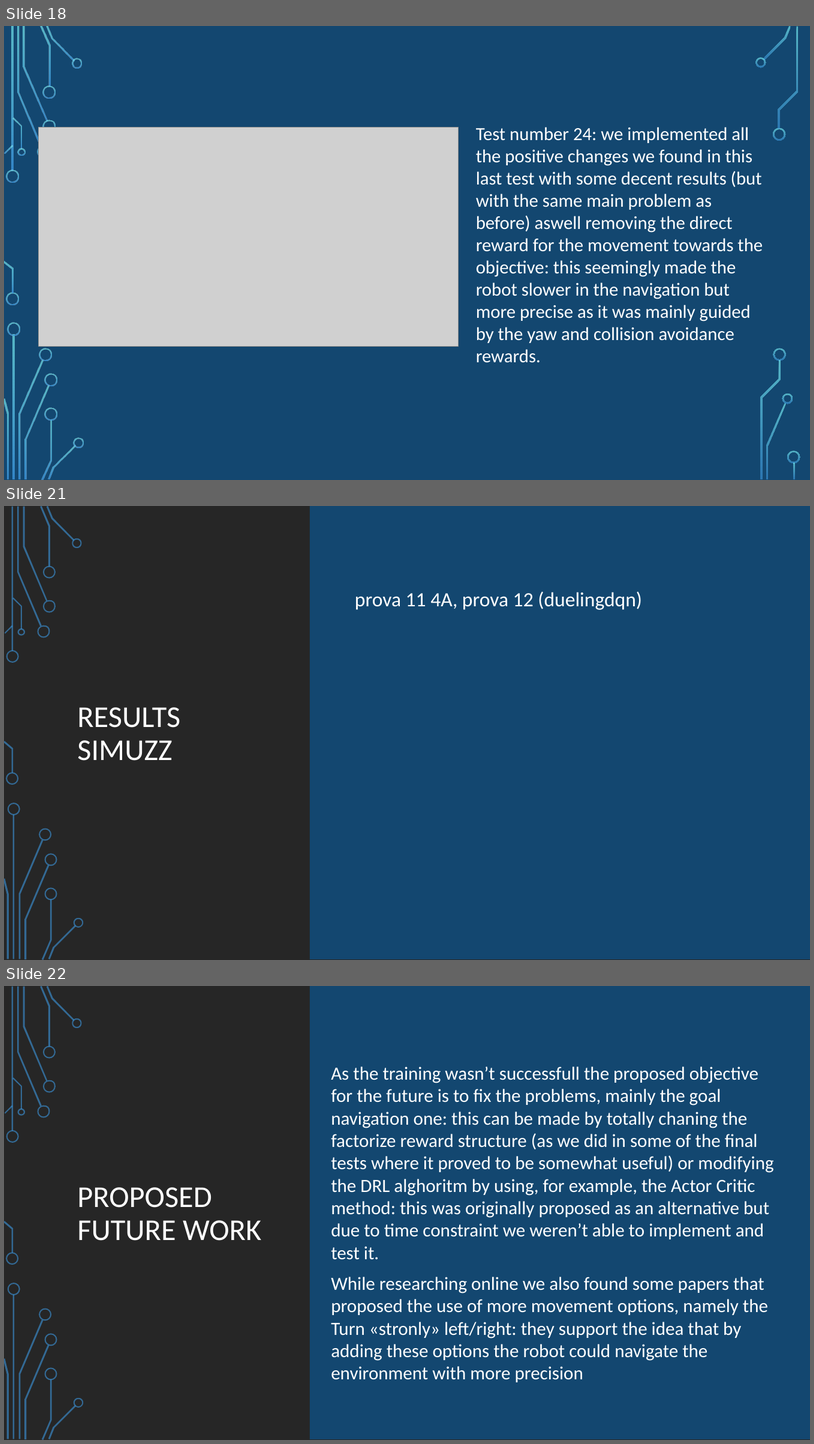
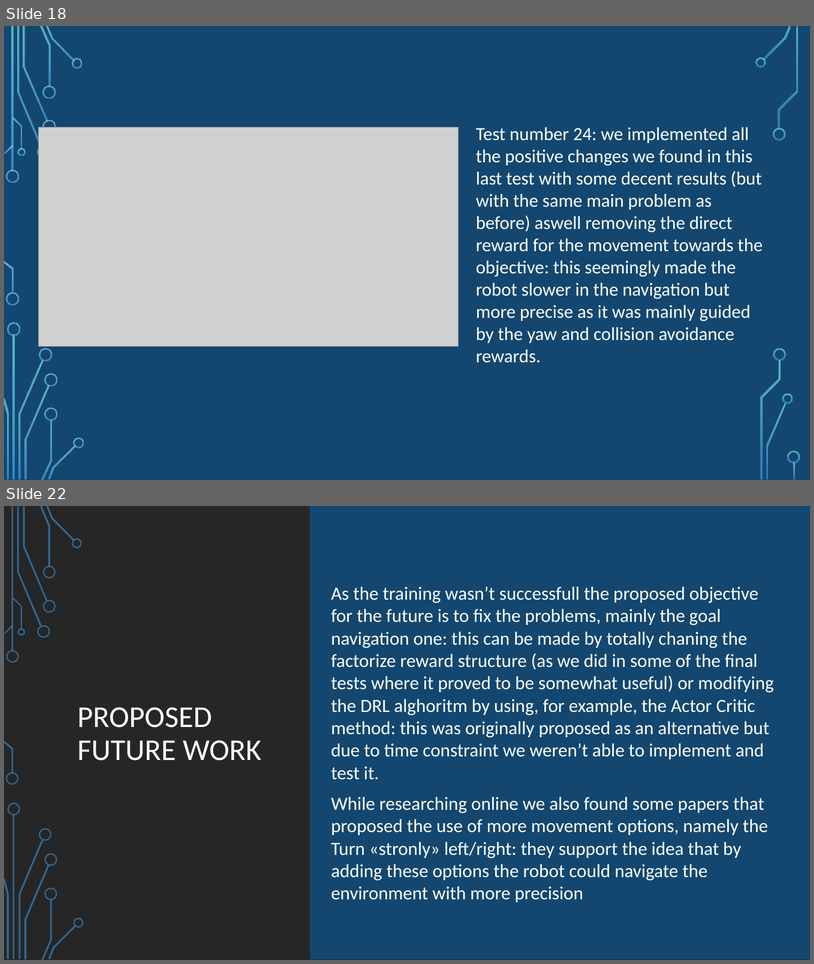
Before and after one commit to SSimuzzz/MobileRobotNavigation, a slide deck: Mini-Project/Group K Final Presentation.pptx. Shown one above the other, each under a label of ours: slides 18, 21 and 22 before the commit, slides 18 and 22 after it; the slides between them are not shown. The pictures are 814x1444 and 814x964 pixels, drawn with LibreOffice and Linux fonts; fonts in the diff are those of the drawing; grey boxes stand for pictures; background and template pictures are left out. Boxes give left, top, right and bottom in pixels: in the first picture for what was removed or moved away, otherwise in the second. Text is boxed around its words. In the diff, an @@ line names an element or a change of style, - is before the commit and + after.

Commit message:
Completed results in final presentation

```diff
--- a/Mini-Project/Group K Final Presentation.pptx
+++ b/Mini-Project/Group K Final Presentation.pptx
@@ slide 21 removed at [4,506,810,960], background picture (left out); not listed: 17 template elements that a slide beside it also shows @@
@@ rectangle removed at [4,506,810,960] @@
@@ round diag rect removed at [310,506,810,959] @@
@@ text removed at [355,591,642,610] @@
-prova 11 4A, prova 12 (duelingdqn)
@@ title removed at [77,707,180,760] @@
-RESULTS SIMUZZ
@@ group removed at [4,506,84,960]: 24 freeform shapes, 2 rectangles @@
```
Also in this commit, not shown: 2 slides changed, 1 slide added.
